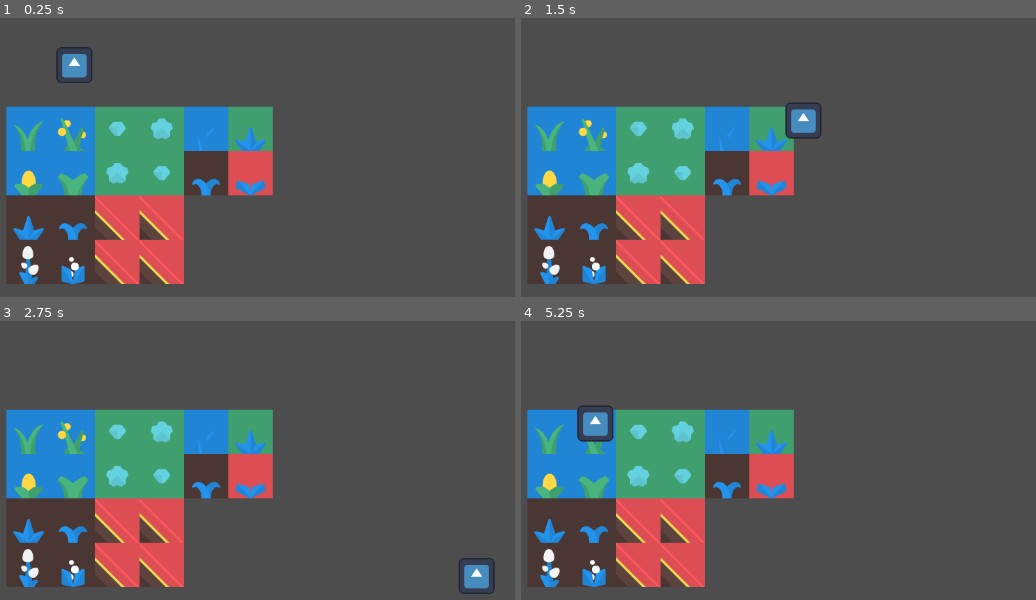
Above: before the commit, frames 1-4 (two rows, left to right).
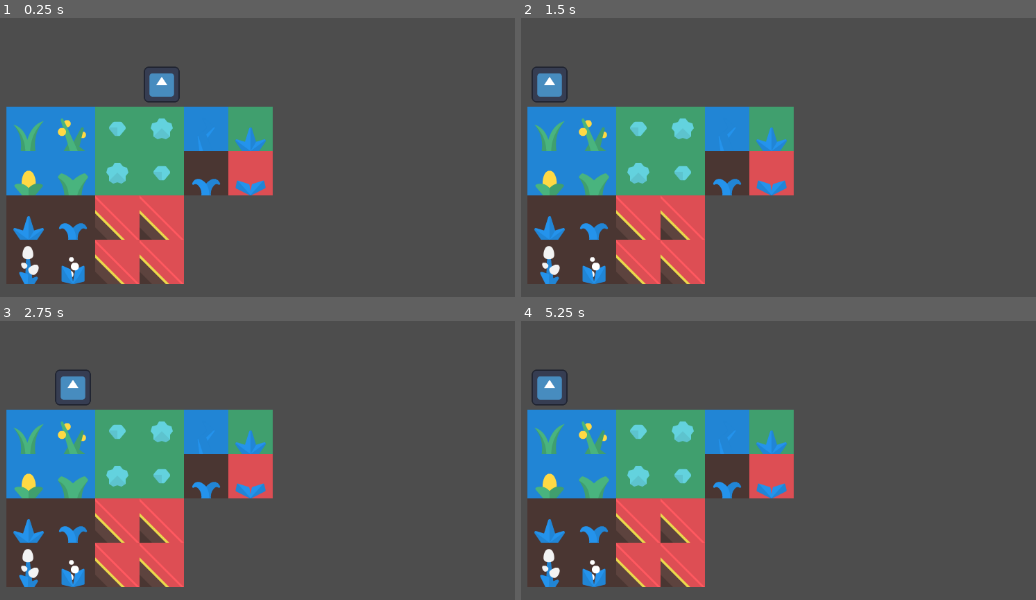
Above: after the commit, the same moments.

Repository: Mardiros129/HocusPocus
Game: Godot game, scene res://Levels/main.tscn
Two runs of this game, one before a commit and one after it. Both use one fixed random seed, a clock stepped at 60 frames per second and the inputs below. The engine's default icon, where the game draws it, is replaced by a stand-in: a white triangle on a blue panel in a dark square.
Inputs:
- Up to frame 1 (0.25 s): no input
- Up to frame 2 (1.5 s): tap Enter at 0.5 s; hold Right (ui_right) 0.53-1.28 s; tap Space (rotate_key, bound only before the commit) at 0.6, 1.35 s; hold Down (ui_down) from 1.28 s (still down)
- Up to frame 3 (2.75 s): release Down (ui_down) at 2.03 s; hold Right (ui_right) from 2.03 s (still down); tap Space (rotate_key, bound only before the commit) at 2.1 s
- Up to frame 4 (5.25 s): release Right (ui_right) at 2.78 s; hold Up (ui_up) 2.78-3.53 s; tap Space (rotate_key, bound only before the commit) every 0.75 s from 2.85 to 5.1 s; hold Left (ui_left) 3.53-5.03 s; hold Down (ui_down) from 5.03 s (still down)

The runs differ from the first frame. In frame 1, 1.1% of the frame differs, in the area x 10-35%, y 10-31%; in frame 2, 1.2%; in frame 3, 1.1%; in frame 4, 1.4%, in the area x 2-19%, y 17-44%.

Commit message:
Left rotate, grid movement

Diff:
--- /dev/null
+++ b/Levels/GameWorld.gd
@@ -0,0 +1,17 @@
+extends TileMap
+
+
+@export var map_size: int
+@onready var player_location: Vector2i
+
+#### Note using yet
+func _ready():
+	# Get the player location. Magic number, change later.
+	for x in map_size:
+		for y in map_size:
+			var my_tile = get_cell_tile_data(0, Vector2i(x, y), false)
+			if my_tile != null:
+				if my_tile.get_custom_data("Player") == true:
+					player_location = Vector2i(x, y)
+					print(str(x) + " " + str(y))
+					break
--- a/Levels/main.gd
+++ b/Levels/main.gd
@@ -1,8 +1,4 @@
 extends Node2D
-
-@onready var game_world = $GameWorld
-@onready var character = $Character
-
 
 func _unhandled_input(event):
 	if event is InputEventKey:
--- a/Levels/main.tscn
+++ b/Levels/main.tscn
@@ -3,8 +3,8 @@
 [ext_resource type="Script" path="res://Levels/main.gd" id="1_3oewu"]
 [ext_resource type="Texture2D" uid="uid://q5cfqqr73jnw" path="res://tilesheet_complete.png" id="1_6lts0"]
 [ext_resource type="PackedScene" uid="uid://cq3c2h875hxmb" path="res://character.tscn" id="3_3b2in"]
-[ext_resource type="PackedScene" uid="uid://c67uahkhduf2k" path="res://Rotation/player_detector.tscn" id="3_30mxe"]
 [ext_resource type="PackedScene" uid="uid://bf78h4v02cr5o" path="res://Rotation/rotation_grid.tscn" id="4_0q15b"]
+[ext_resource type="Script" path="res://Levels/GameWorld.gd" id="4_p05uu"]
 
 [sub_resource type="TileSetAtlasSource" id="TileSetAtlasSource_ldaek"]
 texture = ExtResource("1_6lts0")
@@ -584,6 +584,7 @@
 9:8/0 = 0
 9:8/0/physics_layer_0/linear_velocity = Vector2(0, 0)
 9:8/0/physics_layer_0/angular_velocity = 0.0
+9:8/0/custom_data_0 = true
 10:8/0 = 0
 10:8/0/physics_layer_0/linear_velocity = Vector2(0, 0)
 10:8/0/physics_layer_0/angular_velocity = 0.0
@@ -823,14 +824,16 @@
 4:1/0/physics_layer_0/angular_velocity = 0.0
 4:1/0/physics_layer_0/polygon_0/points = PackedVector2Array(-32, -32, 32, 32, -32, 32)
 
-[sub_resource type="TileSetScenesCollectionSource" id="TileSetScenesCollectionSource_3pb23"]
-scenes/1/scene = ExtResource("3_30mxe")
+[sub_resource type="TileSetScenesCollectionSource" id="TileSetScenesCollectionSource_wc6m3"]
+scenes/3/scene = ExtResource("3_3b2in")
 
 [sub_resource type="TileSet" id="TileSet_771ys"]
 tile_size = Vector2i(64, 64)
 physics_layer_0/collision_layer = 1
+custom_data_layer_0/name = "Player"
+custom_data_layer_0/type = 1
 sources/0 = SubResource("TileSetAtlasSource_ldaek")
-sources/2 = SubResource("TileSetScenesCollectionSource_3pb23")
+sources/1 = SubResource("TileSetScenesCollectionSource_wc6m3")
 
 [sub_resource type="RectangleShape2D" id="RectangleShape2D_7dcs8"]
 size = Vector2(230, 231)
@@ -845,12 +848,9 @@
 tile_set = SubResource("TileSet_771ys")
 format = 2
 layer_0/name = "World"
-layer_1/name = "Rotator"
-layer_1/z_index = -1
-layer_1/tile_data = PackedInt32Array()
-layer_2/name = "Quadrant"
-layer_2/z_index = -1
-layer_2/tile_data = PackedInt32Array()
+layer_0/tile_data = PackedInt32Array(65540, 1, 196608)
+script = ExtResource("4_p05uu")
+map_size = 10
 
 [node name="RotationGrid" parent="GameWorld" instance=ExtResource("4_0q15b")]
 layer_0/tile_data = PackedInt32Array(131074, 655360, 3, 196610, 655360, 2, 196609, 720896, 3, 131073, 589824, 2, 131075 …(221 unchanged characters)…
@@ -868,8 +868,5 @@
 position = Vector2(384.875, 194.125)
 shape = SubResource("RectangleShape2D_7kj7y")
 
-[node name="Character" parent="." instance=ExtResource("3_3b2in")]
-position = Vector2(162, 68)
-
 [editable path="GameWorld/RotationGrid"]
 [editable path="GameWorld/RotationGrid2"]
--- a/Rotation/RotationGrid.gd
+++ b/Rotation/RotationGrid.gd
@@ -3,7 +3,10 @@
 
 @onready var quad_temp
 
-
+@onready var quad0_data: Array
+@onready var quad1_data: Array
+@onready var quad2_data: Array
+@onready var quad3_data: Array
 
 @onready var quadrant0: Array
 @onready var quadrant1: Array
@@ -33,17 +36,32 @@
 					quadrant3.append(Vector2i(x, y))
 
 func _process(delta):
-	if Input.is_action_just_pressed("rotate_key"):
-		if can_rotate:
-				rotate_group_right()
+	if can_rotate:
+		if Input.is_action_just_pressed("rotate_left"):
+			rotate_group_left()
+		elif Input.is_action_just_pressed("rotate_right"):
+			rotate_group_right()
+
+func rotate_group_left():
+	save_tile_data()
+	quad_temp = quadrant0
+	quadrant0 = quadrant3
+	quadrant3 = quadrant2
+	quadrant2 = quadrant1
+	quadrant1 = quad_temp
+	generate_new_cells()
 
 func rotate_group_right():
-	var quad0_data: Array
-	var quad1_data: Array
-	var quad2_data: Array
-	var quad3_data: Array
+	save_tile_data()
+	quad_temp = quadrant0
+	quadrant0 = quadrant1
+	quadrant1 = quadrant2
+	quadrant2 = quadrant3
+	quadrant3 = quad_temp
+	generate_new_cells()
 
-	# Save tile data
+# Helper function
+func save_tile_data() -> void:
 	for x in quadrant0.size():
 		quad0_data.append(get_cell_atlas_coords(0, quadrant0[x], false))
 	for x in quadrant1.size():
@@ -53,13 +71,8 @@
 	for x in quadrant3.size():
 		quad3_data.append(get_cell_atlas_coords(0, quadrant3[x], false))
 
-	# Save tile location
-	quad_temp = quadrant0
-	quadrant0 = quadrant1
-	quadrant1 = quadrant2
-	quadrant2 = quadrant3
-	quadrant3 = quad_temp
-
+# Helper function
+func generate_new_cells() -> void:
 	# Erase old cells
 	for x in quadrant0.size():
 		erase_cell(0, quadrant0[x])
--- a/Rotation/rotation_grid.tscn
+++ b/Rotation/rotation_grid.tscn
@@ -1,7 +1,6 @@
-[gd_scene load_steps=7 format=3 uid="uid://bf78h4v02cr5o"]
+[gd_scene load_steps=5 format=3 uid="uid://bf78h4v02cr5o"]
 
 [ext_resource type="Texture2D" uid="uid://q5cfqqr73jnw" path="res://tilesheet_complete.png" id="1_7dp5a"]
-[ext_resource type="PackedScene" uid="uid://c67uahkhduf2k" path="res://Rotation/player_detector.tscn" id="2_rwsyv"]
 [ext_resource type="Script" path="res://Rotation/RotationGrid.gd" id="3_xdqu7"]
 
 [sub_resource type="TileSetAtlasSource" id="TileSetAtlasSource_txqsr"]
@@ -800,21 +799,17 @@
 21:11/0/physics_layer_0/linear_velocity = Vector2(0, 0)
 21:11/0/physics_layer_0/angular_velocity = 0.0
 
-[sub_resource type="TileSetScenesCollectionSource" id="TileSetScenesCollectionSource_lp860"]
-scenes/1/scene = ExtResource("2_rwsyv")
-
 [sub_resource type="TileSet" id="TileSet_uauod"]
 tile_size = Vector2i(64, 64)
 physics_layer_0/collision_layer = 1
 custom_data_layer_0/name = "Quadrant"
 custom_data_layer_0/type = 2
-sources/1 = SubResource("TileSetScenesCollectionSource_lp860")
 sources/0 = SubResource("TileSetAtlasSource_txqsr")
 
 [node name="RotationGrid" type="TileMap"]
 tile_set = SubResource("TileSet_uauod")
 format = 2
-layer_0/name = "World"
+layer_0/name = "Rotator"
 layer_1/name = "Quadrant"
 layer_1/z_index = -1
 layer_1/tile_data = PackedInt32Array()
--- a/character.gd
+++ b/character.gd
@@ -1,19 +1,35 @@
 extends CharacterBody2D
 
-var SPEED = 400
+#var SPEED = 400
+@onready var location = [32, 32]
+@onready var tile_size = 64
 
+func _input(event):
+	if event.is_action_pressed("move_right"):
+		location[0] += tile_size
+	if event.is_action_pressed("move_left"):
+		location[0] -= tile_size
+	if event.is_action_pressed("move_up"):
+		location[1] -= tile_size
+	if event.is_action_pressed("move_down"):
+		location[1] += tile_size
 
-func _physics_process(delta):
-	var direction_x = Input.get_axis("ui_left", "ui_right")
-	if direction_x:
-		velocity.x = direction_x * SPEED
-	else:
-		velocity.x = move_toward(velocity.x, 0, SPEED)
+	self.position = Vector2(location[0], location[1])
 
-	var direction_y = Input.get_axis("ui_up", "ui_down")
-	if direction_y:
-		velocity.y = direction_y * SPEED
-	else:
-		velocity.y = move_toward(velocity.y, 0, SPEED)
-
-	move_and_slide()
+#func _physics_process(delta):
+	#var direction_x = Input.get_axis("ui_left", "ui_right")
+	#if direction_x:
+		#velocity.x = direction_x * SPEED
+	#else:
+		#velocity.x = move_toward(velocity.x, 0, SPEED)
+#
+	#var direction_y = Input.get_axis("ui_up", "ui_down")
+	#if direction_y:
+		#velocity.y = direction_y * SPEED
+	#else:
+		#velocity.y = move_toward(velocity.y, 0, SPEED)
+#
+	#move_and_slide()
+#
+#func set_location(my_location):
+	#location = my_location
--- a/project.godot
+++ b/project.godot
@@ -17,8 +17,33 @@
 
 [input]
 
-rotate_key={
+rotate_left={
 "deadzone": 0.5,
-"events": [Object(InputEventKey,"resource_local_to_scene":false,"resource_name":"","device":-1,"window_id":0,"alt_pressed":false,"shift_pressed":false,"ctrl_pressed":false,"meta_pressed":false,"pressed":false,"keycode":0,"physical_keycode":32,"key_label":0,"unicode":32,"echo":false,"script":null)
+"events": [Object(InputEventKey,"resource_local_to_scene":false,"resource_name":"","device":-1,"window_id":0,"alt_pressed":false,"shift_pressed":false,"ctrl_pressed":false,"meta_pressed":false,"pressed":false,"keycode":0,"physical_keycode":90,"key_label":0,"unicode":122,"echo":false,"script":null)
 ]
 }
+rotate_right={
+"deadzone": 0.5,
+"events": [Object(InputEventKey,"resource_local_to_scene":false,"resource_name":"","device":-1,"window_id":0,"alt_pressed":false,"shift_pressed":false,"ctrl_pressed":false,"meta_pressed":false,"pressed":false,"keycode":0,"physical_keycode":88,"key_label":0,"unicode":120,"echo":false,"script":null)
+]
+}
+move_down={
+"deadzone": 0.5,
+"events": [Object(InputEventKey,"resource_local_to_scene":false,"resource_name":"","device":-1,"window_id":0,"alt_pressed":false,"shift_pressed":false,"ctrl_pressed":false,"meta_pressed":false,"pressed":false,"keycode":0,"physical_keycode":4194322,"key_label":0,"unicode":0,"echo":false,"script":null)
+]
+}
+move_up={
+"deadzone": 0.5,
+"events": [Object(InputEventKey,"resource_local_to_scene":false,"resource_name":"","device":-1,"window_id":0,"alt_pressed":false,"shift_pressed":false,"ctrl_pressed":false,"meta_pressed":false,"pressed":false,"keycode":0,"physical_keycode":4194320,"key_label":0,"unicode":0,"echo":false,"script":null)
+]
+}
+move_left={
+"deadzone": 0.5,
+"events": [Object(InputEventKey,"resource_local_to_scene":false,"resource_name":"","device":-1,"window_id":0,"alt_pressed":false,"shift_pressed":false,"ctrl_pressed":false,"meta_pressed":false,"pressed":false,"keycode":0,"physical_keycode":4194319,"key_label":0,"unicode":0,"echo":false,"script":null)
+]
+}
+move_right={
+"deadzone": 0.5,
+"events": [Object(InputEventKey,"resource_local_to_scene":false,"resource_name":"","device":-1,"window_id":0,"alt_pressed":false,"shift_pressed":false,"ctrl_pressed":false,"meta_pressed":false,"pressed":false,"keycode":0,"physical_keycode":4194321,"key_label":0,"unicode":0,"echo":false,"script":null)
+]
+}
